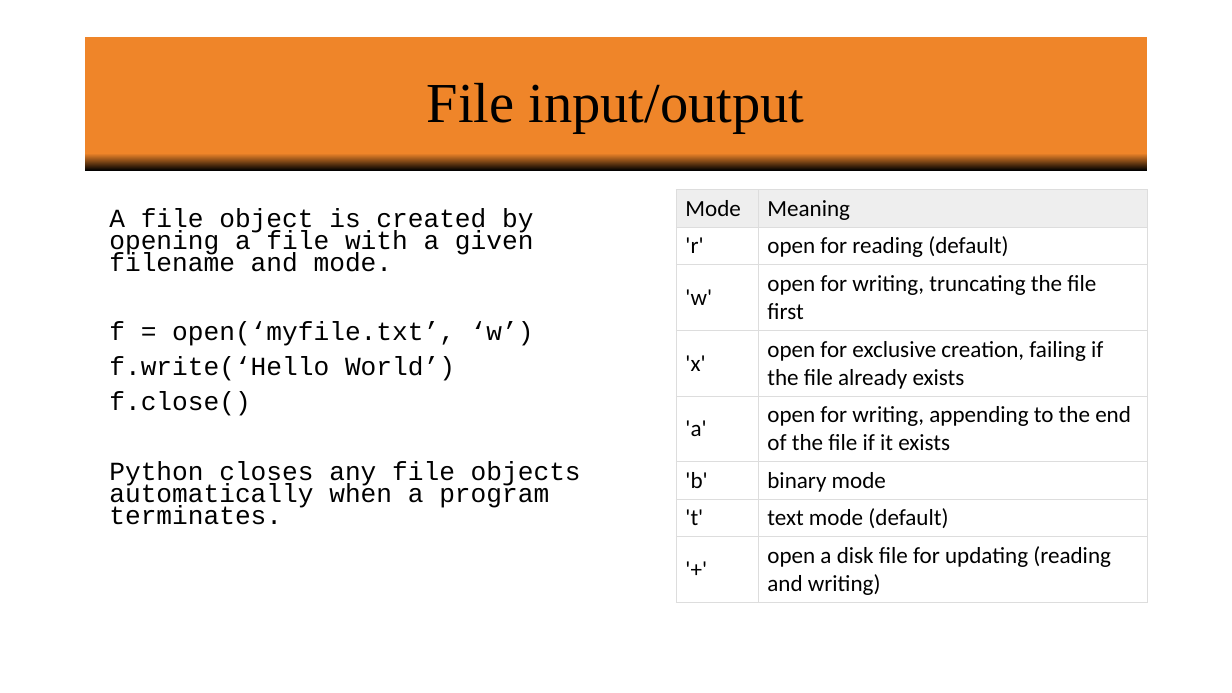
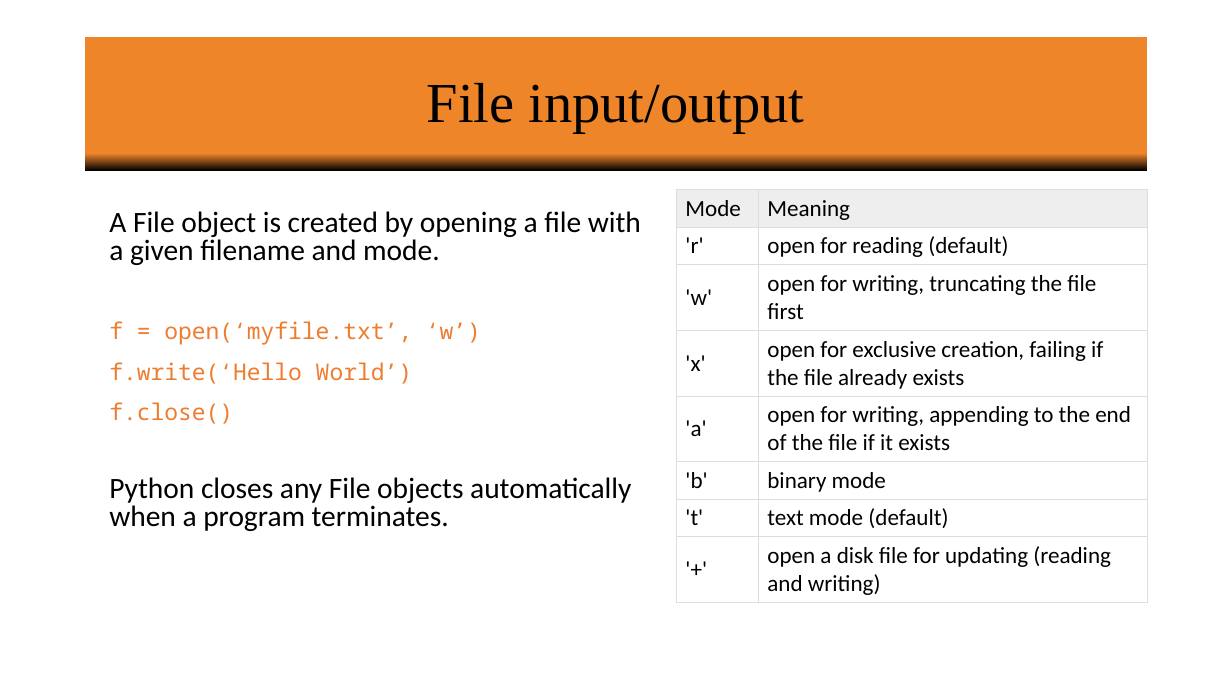
Before and after one commit to vineetbansal/Learning-Python, a slide deck: slide 40 of powerpoint/02 Strings_Lists_Tuples_Loops_Files.pptx (slide 39 before the commit). Drawn at 1232x693 pixels with LibreOffice and Linux fonts; fonts in the diff are those of the drawing; background and template pictures are left out. Boxes give left, top, right and bottom in pixels: in the first picture for what was removed or moved away, otherwise in the second. Text is boxed around its words. In the diff, an @@ line names an element or a change of style, - is before the commit and + after.

```diff
--- a/powerpoint/02 Strings_Lists_Tuples_Loops_Files.pptx
+++ b/powerpoint/02 Strings_Lists_Tuples_Loops_Files.pptx
@@ text at (x1=109, y1=211, x2=641, y2=265): text changed; size 20.4 to 22.9 pt; font Courier New to Calibri @@
-A file object is created by opening a file with a given filename and mode.
+A File object is created by opening a file with a given filename and mode.
@@ text at (x1=109, y1=321, x2=481, y2=424): size 20.4 to 17.9 pt, font Courier New to Noto Sans Mono, text colour #000000 to #ED7D31 in "f = open(‘myfile.txt’, ‘w’)", "f.write(‘Hello World’)", "f.close()"; line spacing 0.7 to 1 @@
@@ text at (x1=109, y1=477, x2=631, y2=531): text changed; size 20.4 to 22.9 pt; font Courier New to Calibri @@
-Python closes any file objects automatically when a program terminates.
+Python closes any File objects automatically when a program terminates.
```
Also in this commit, not shown: 38 other slides changed, 2 slides added, 1 slide removed, 6 other files.
